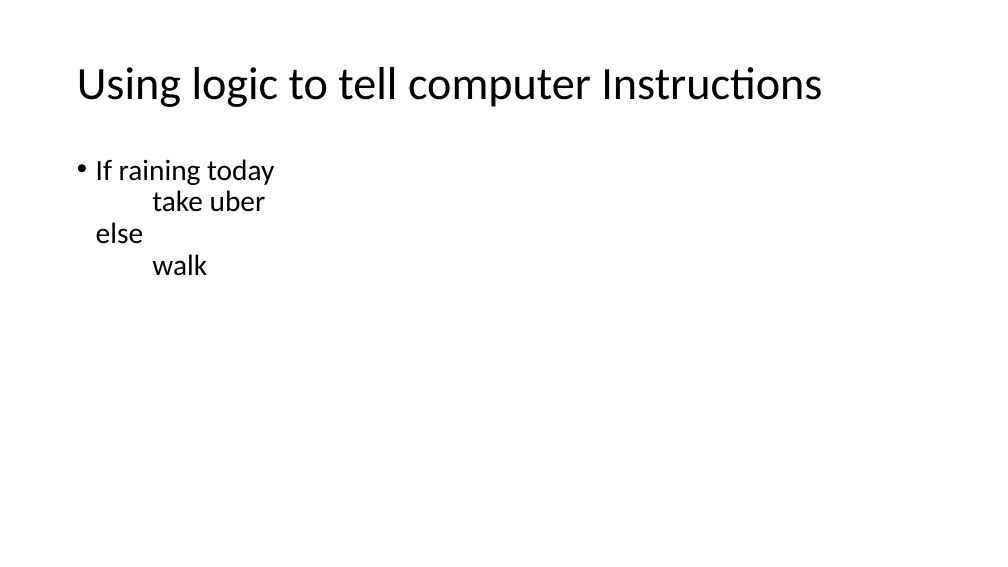
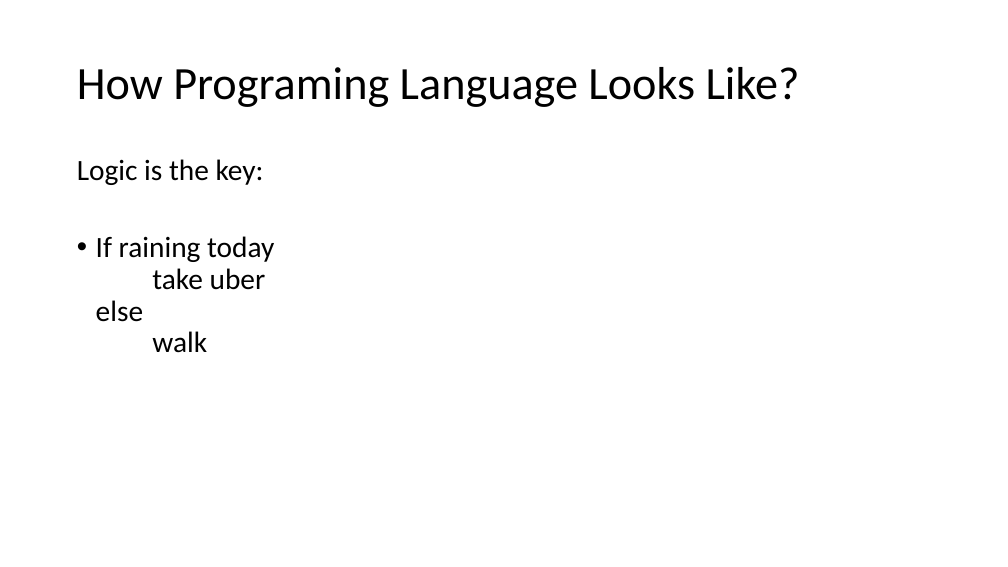
Before and after one commit to edvalin/story, a slide deck: slide 11 of Team Day Learning.pptx (slide 9 before the commit). Drawn at 1008x567 pixels with LibreOffice and Linux fonts; fonts in the diff are those of the drawing. Boxes give left, top, right and bottom in pixels: in the first picture for what was removed or moved away, otherwise in the second. Text is boxed around its words. In the diff, an @@ line names an element or a change of style, - is before the commit and + after.

```diff
--- a/Team Day Learning.pptx
+++ b/Team Day Learning.pptx
@@ title at bbox=[77, 67, 800, 107]: text changed @@
-Using logic to tell computer Instructions
+How Programing Language Looks Like?
@@ text at bbox=[77, 159, 264, 185]: paragraph added @@
+Logic is the key:
```
Also in this commit, not shown: 2 other slides changed, 9 slides added, 3 slides removed, 7 other files.
